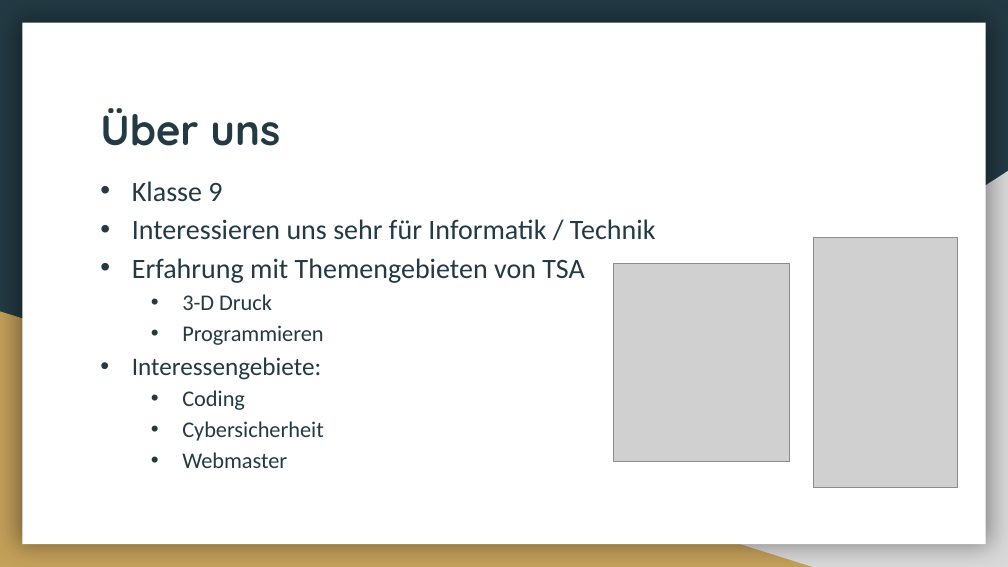
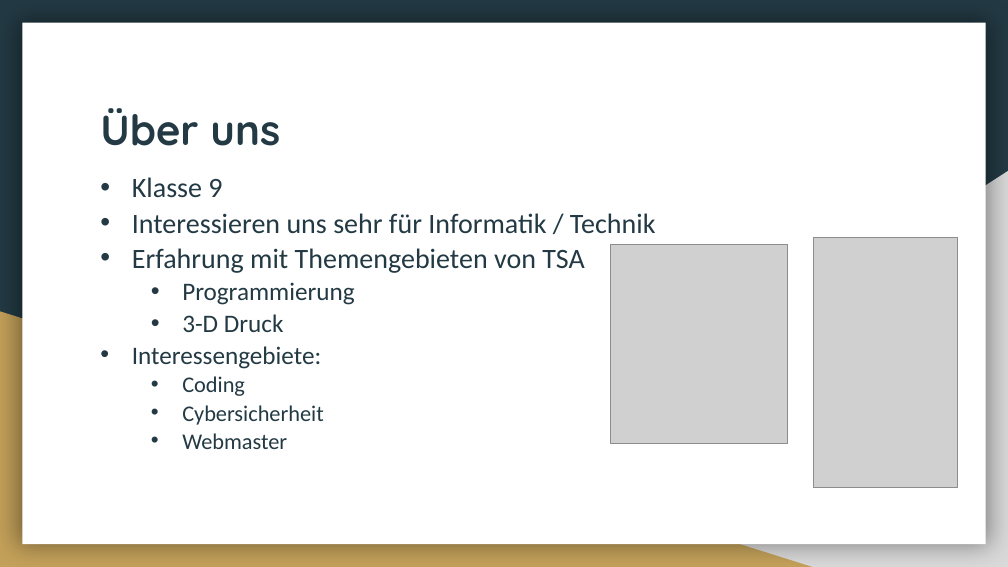
Before and after one commit to Lexa-Heda/TSA, a slide deck: slide 3 of TSA_Vortrag.pptx. Drawn at 1008x567 pixels with LibreOffice and Linux fonts; fonts in the diff are those of the drawing; grey boxes stand for pictures. Boxes give left, top, right and bottom in pixels: in the first picture for what was removed or moved away, otherwise in the second. Text is boxed around its words. In the diff, an @@ line names an element or a change of style, - is before the commit and + after.

```diff
--- a/TSA_Vortrag.pptx
+++ b/TSA_Vortrag.pptx
@@ text at bbox=[132, 177, 656, 449]: size 16 to 18 pt in "3-D Druck"; line spacing 1.15 to 1.05 @@
@@ picture: place and size @@
-picture at bbox=[613, 263, 789, 462]
+picture at bbox=[611, 245, 787, 444]
@@ text at bbox=[182, 282, 354, 305]: paragraph added @@
+  • Programmierung
@@ text at bbox=[182, 325, 323, 345]: paragraph removed @@
-  • Programmieren
```
Also in this commit, not shown: 5 other slides changed, 1 slide added, 3 other files.
